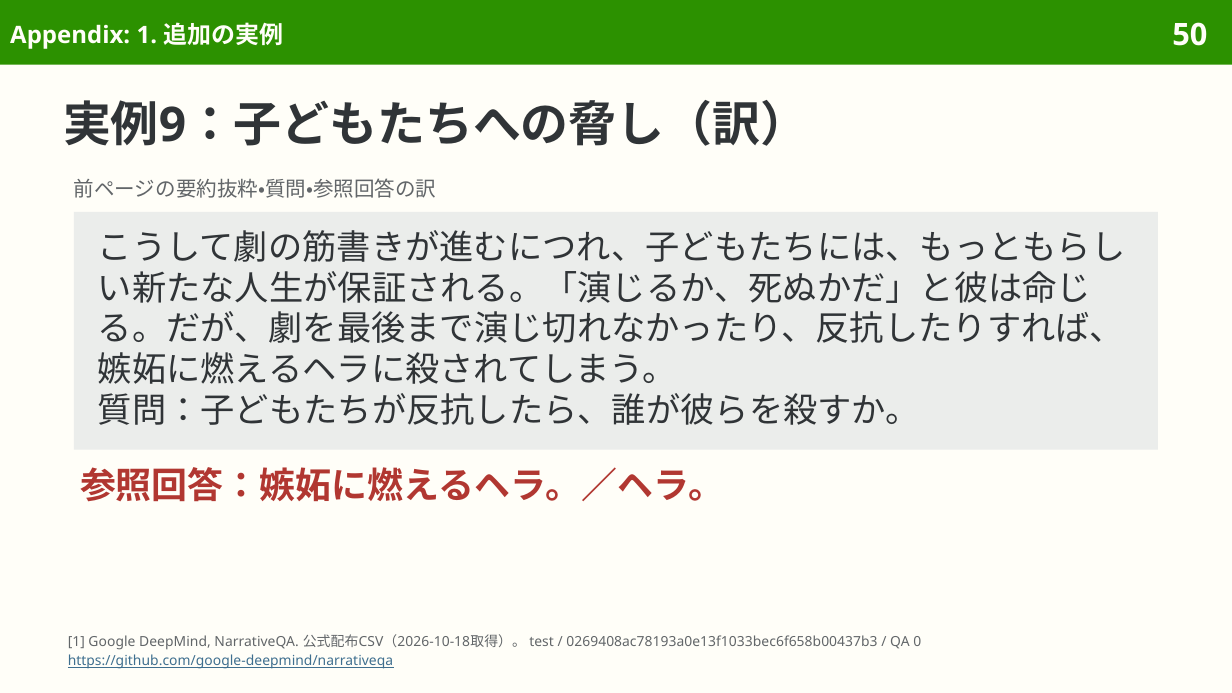
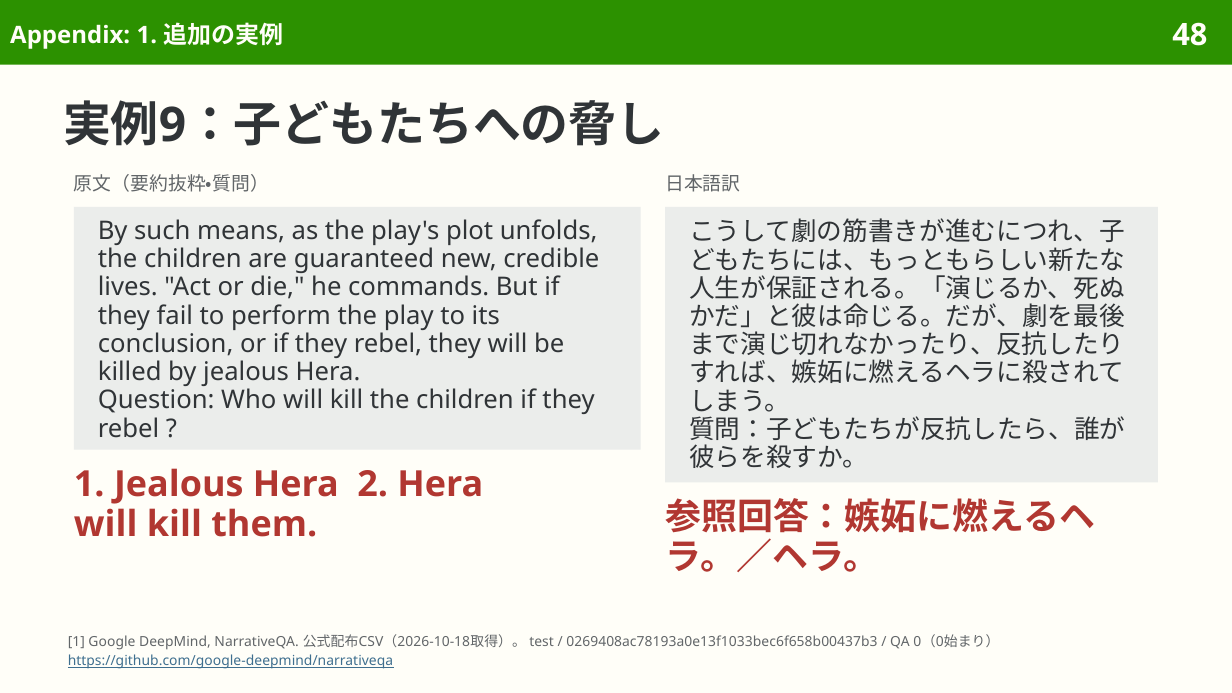
Before and after one commit to sasakiy84/datasets-in-10-minutes, a slide deck: slide 48 of slides/datasets-in-10-minutes-narrativeqa.pptx (slide 50 before the commit). Drawn at 1232x693 pixels with LibreOffice and Linux fonts; fonts in the diff are those of the drawing. Boxes give left, top, right and bottom in pixels: in the first picture for what was removed or moved away, otherwise in the second. Text is boxed around its words. In the diff, an @@ line names an element or a change of style, - is before the commit and + after.

Commit message:
Refine NarrativeQA bilingual examples after independent review

```diff
--- a/slides/datasets-in-10-minutes-narrativeqa.pptx
+++ b/slides/datasets-in-10-minutes-narrativeqa.pptx
@@ page number at (1172,22,1207,46): text changed @@
-50
+48
@@ title at (63,100,665,146): text changed @@
-実例9：子どもたちへの脅し（訳）
+実例9：子どもたちへの脅し
@@ text at (74,174,269,192): text changed; size 12 to 11 pt @@
-前ページの要約抜粋・質問・参照回答の訳
+原文（要約抜粋・質問）
@@ text added at (665,174,740,192), 11 pt, text #626669 @@
+日本語訳
@@ rectangle added at (74,207,641,450), fill #EBEDEB, 15 pt, text #303437 @@
+By such means, as the play's plot unfolds, the children are guaranteed new, credible lives. "Act or die," he commands. But if they fail to perform the play to its conclusion, or if they rebel, they will be killed by jealous Hera.
+Question: Who will kill the children if they rebel ?
@@ rectangle "こうして劇の筋書きが進むにつれ、子どもたちには、もっともらしい新たな人生が保証される。「演じるか、死ぬかだ」と彼は命じる ...": place and size @@
-rectangle "こうして劇の筋書きが進むにつれ、子どもたちには、もっともらしい新たな人生が保証される。「演じるか、死ぬかだ」と彼は命じる ..." at (74,212,1158,450)
+rectangle "こうして劇の筋書きが進むにつれ、子どもたちには、もっともらしい新たな人生が保証される。「演じるか、死ぬかだ」と彼は命じる ..." at (665,207,1158,483)
@@ rectangle "こうして劇の筋書きが進むにつれ、子どもたちには、もっともらしい新たな人生が保証される。「演じるか、死ぬかだ」と彼は命じる ..." at (665,207,1158,483): size 20 to 15 pt; line spacing 23.8pt to 16.5pt @@
@@ text added at (74,468,339,537), 21 pt, text #B13731, bold @@
+1. Jealous Hera will kill them.
@@ text added at (357,470,483,497), 21 pt, text #B13731, bold @@
+2. Hera
@@ text "参照回答：嫉妬に燃えるヘラ。／ヘラ。": place and size @@
-text "参照回答：嫉妬に燃えるヘラ。／ヘラ。" at (80,467,724,502)
+text "参照回答：嫉妬に燃えるヘラ。／ヘラ。" at (665,498,1095,572)
@@ text "参照回答：嫉妬に燃えるヘラ。／ヘラ。" at (665,498,1095,572): line spacing 24.4pt to 23.1pt @@
@@ text at (68,634,999,650): text changed @@
-[1] Google DeepMind, NarrativeQA. 公式配布CSV（2026-10-18取得）。 test / 0269408ac78193a0e13f1033bec6f658b00437b3 / QA 0
+[1] Google DeepMind, NarrativeQA. 公式配布CSV（2026-10-18取得）。 test / 0269408ac78193a0e13f1033bec6f658b00437b3 / QA 0（0始まり）
```
Also in this commit, not shown: 18 other slides changed, 3 slides removed, 21 other files.
